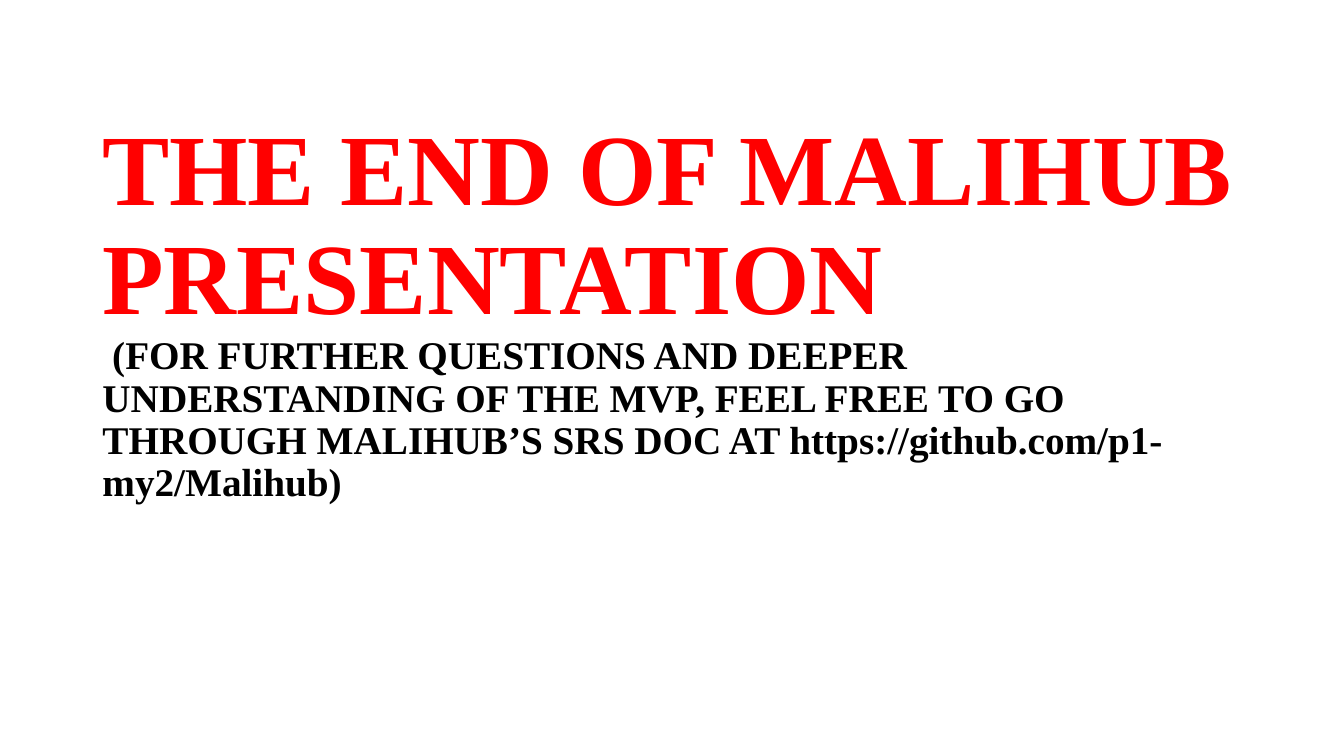
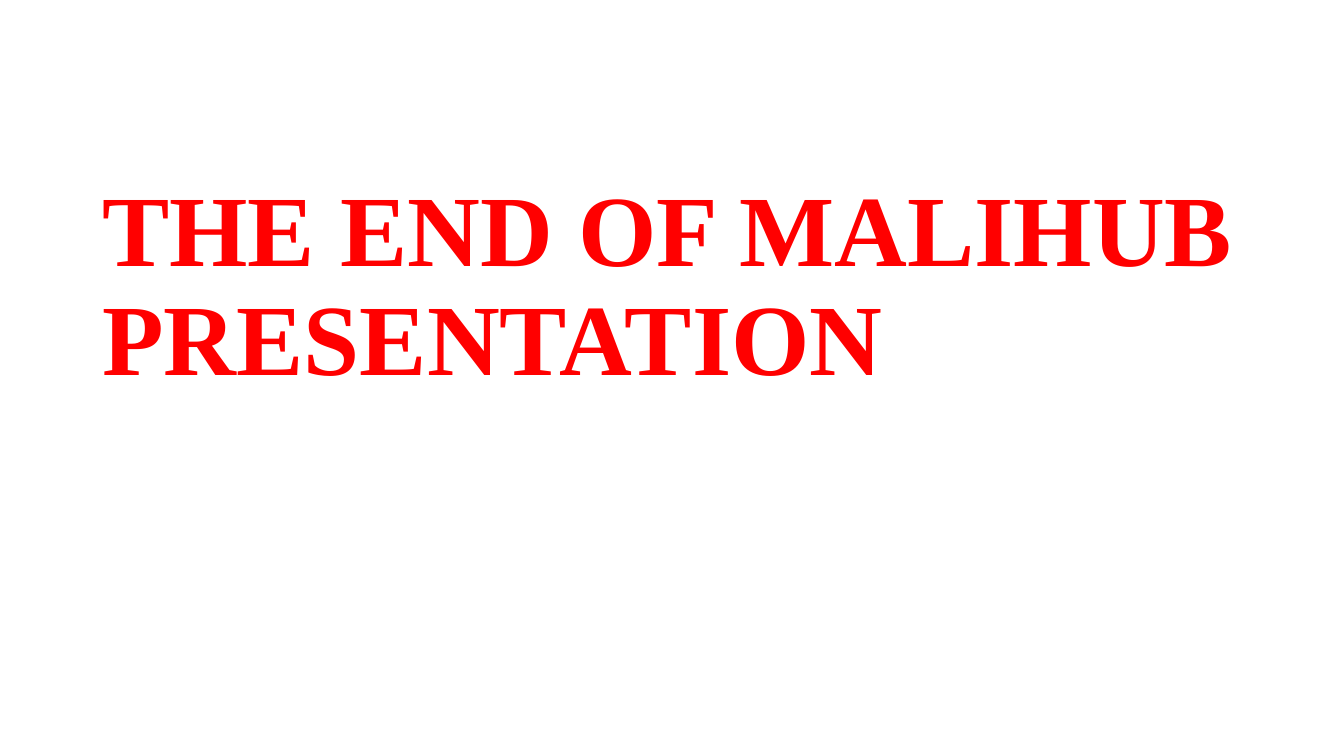
Before and after one commit to p1-my2/Malihub, a slide deck: slide 16 of MALIHUB POWERPOINT PRESENTATION.pptx (slide 14 before the commit). Drawn at 1344x756 pixels with LibreOffice and Linux fonts; fonts in the diff are those of the drawing. Boxes give left, top, right and bottom in pixels: in the first picture for what was removed or moved away, otherwise in the second. Text is boxed around its words. In the diff, an @@ line names an element or a change of style, - is before the commit and + after.

Commit message:
update

```diff
--- a/MALIHUB POWERPOINT PRESENTATION.pptx
+++ b/MALIHUB POWERPOINT PRESENTATION.pptx
@@ title at [102, 199, 1232, 376]: text changed; size 28 to 72 pt; text colour #000000 to #FF0000 @@
-THE END OF MALIHUB PRESENTATION
-(FOR FURTHER QUESTIONS AND DEEPER UNDERSTANDING OF THE MVP, FEEL FREE TO GO THROUGH MALIHUB’S SRS DOC AT https://github.com/p1-my2/Malihub)
+THE END OF MALIHUB PRESENTATION
```
Also in this commit, not shown: 1 other slide changed, 2 slides added.
